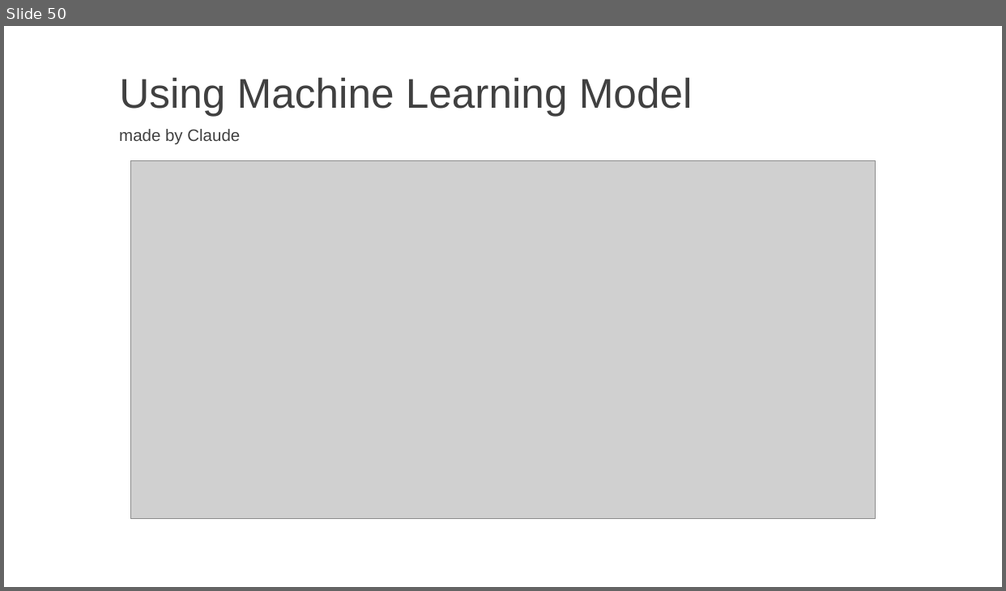
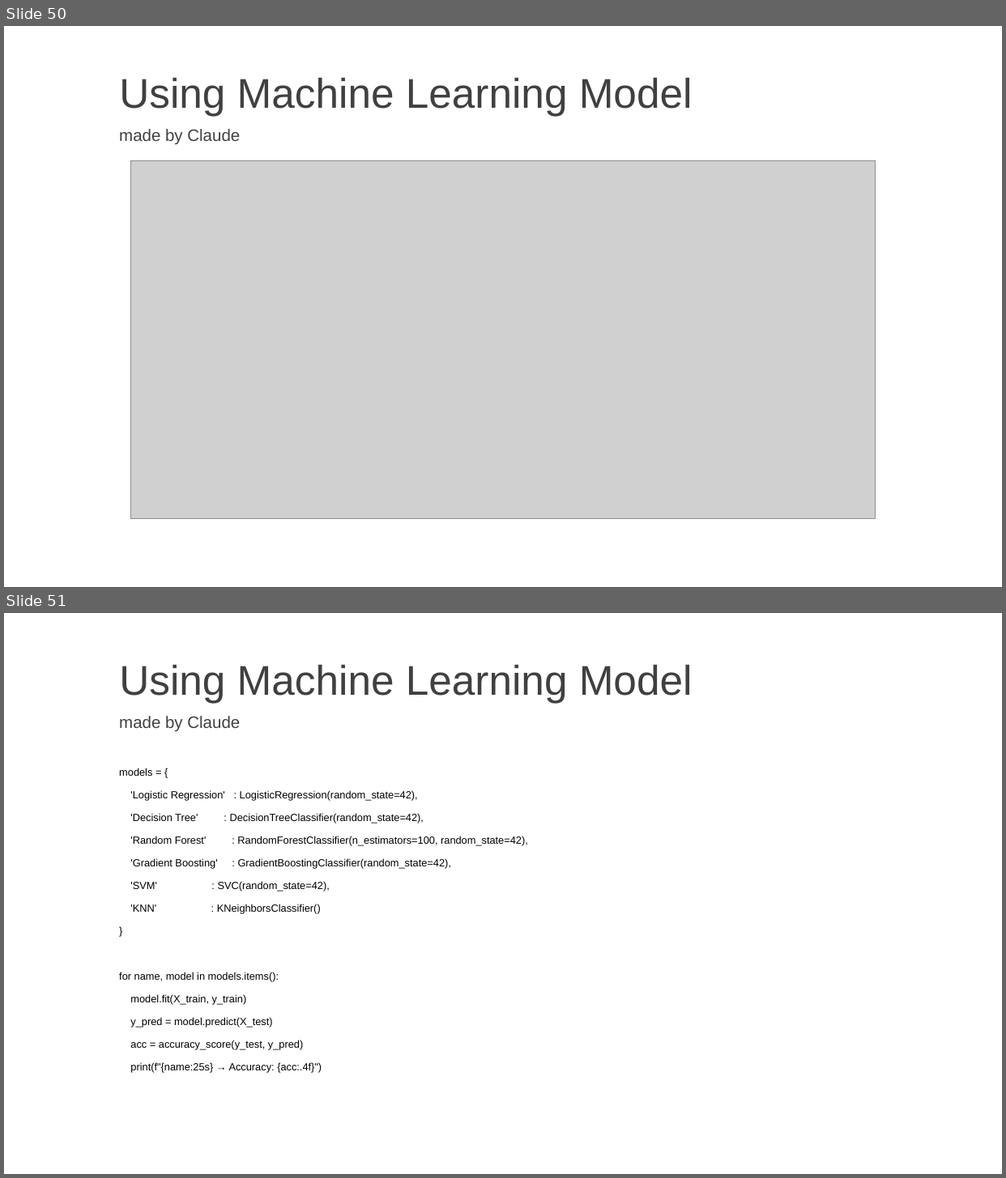
Before and after one commit to ZERRY-000/00-data-science-journey, a slide deck: data-science.pptx. Shown one above the other, each under a label of ours: slide 50 before the commit, slides 50 and 51 after it. The pictures are 1006x591 and 1006x1178 pixels, drawn with LibreOffice and Linux fonts; fonts in the diff are those of the drawing; grey boxes stand for pictures. Boxes give left, top, right and bottom in pixels: in the first picture for what was removed or moved away, otherwise in the second. Text is boxed around its words. In the diff, an @@ line names an element or a change of style, - is before the commit and + after.

```diff
--- a/data-science.pptx
+++ b/data-science.pptx
@@ slide 51 added at [4,613,1002,1174], background #FFFFFF @@
@@ title added at [119,665,692,703], 40 pt, text #404040 @@
+Using Machine Learning Model
@@ text added at [119,716,240,732], 16 pt, text #404040 @@
+made by Claude
@@ text added at [119,768,528,1073], 10 pt, text #000000 @@
+models = {
+'Logistic Regression' : LogisticRegression(random_state=42),
+'Decision Tree' : DecisionTreeClassifier(random_state=42),
+'Random Forest' : RandomForestClassifier(n_estimators=100, random_state=42),
+'Gradient Boosting' : GradientBoostingClassifier(random_state=42),
+'SVM' : SVC(random_state=42),
+'KNN' : KNeighborsClassifier()
+}
+for name, model in models.items():
+model.fit(X_train, y_train)
+y_pred = model.predict(X_test)
+acc = accuracy_score(y_test, y_pred)
+print(f"{name:25s} → Accuracy: {acc:.4f}")
```
Also in this commit, not shown: 3 other slides added, 3 other files.
